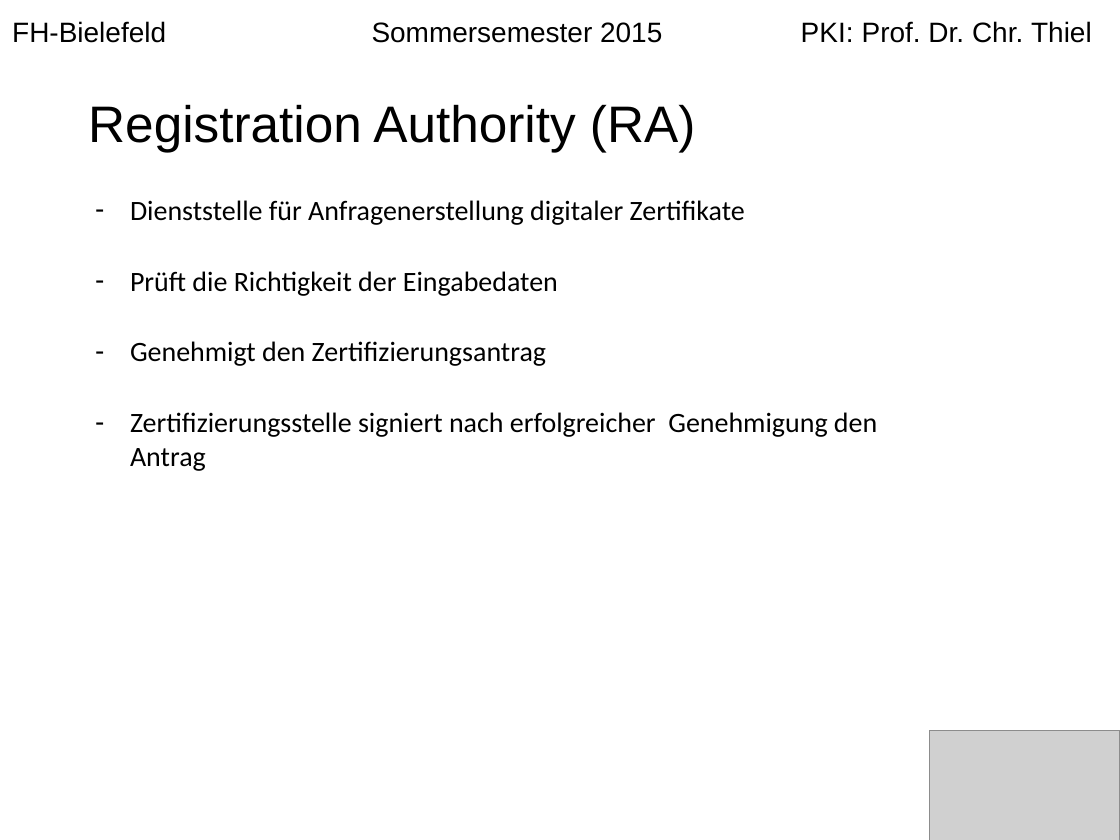
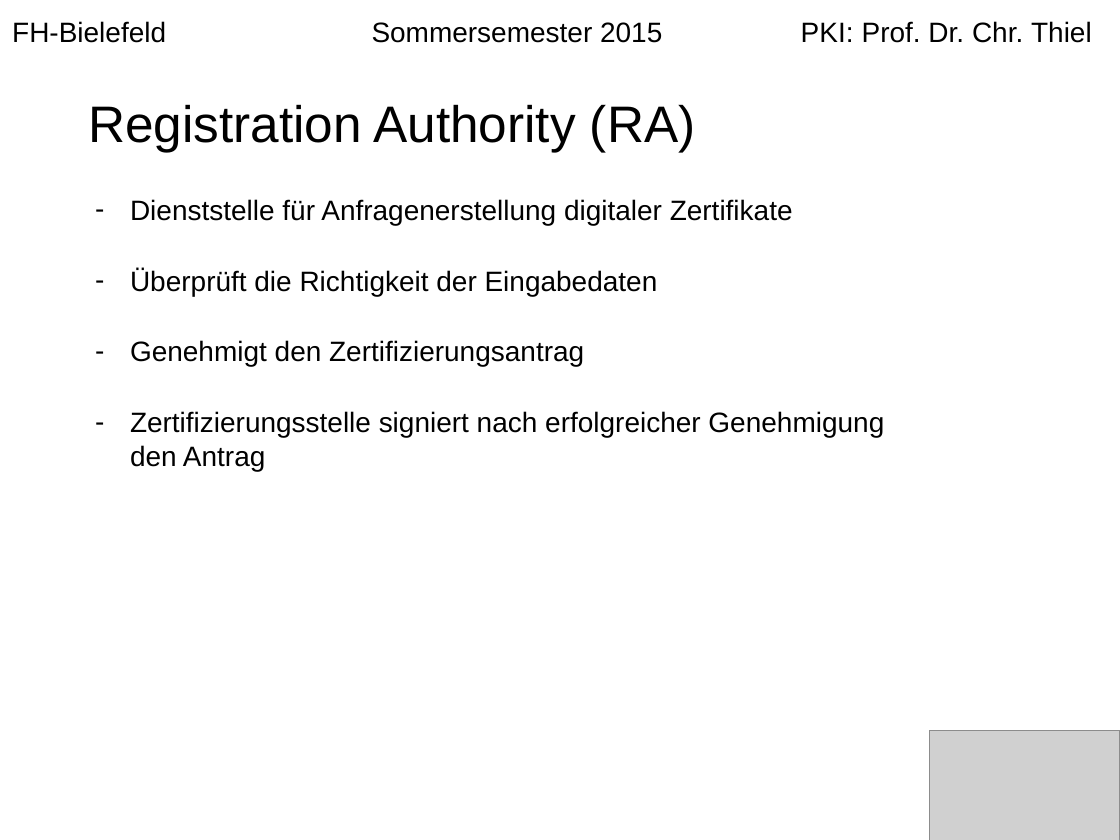
Before and after one commit to langec/pki, a slide deck: slide 5 of Erstellung_einer_PKI.pptx (slide 4 before the commit). Drawn at 1120x840 pixels with LibreOffice and Linux fonts; fonts in the diff are those of the drawing; grey boxes stand for pictures. Boxes give left, top, right and bottom in pixels: in the first picture for what was removed or moved away, otherwise in the second. Text is boxed around its words. In the diff, an @@ line names an element or a change of style, - is before the commit and + after.

```diff
--- a/Erstellung_einer_PKI.pptx
+++ b/Erstellung_einer_PKI.pptx
@@ text at <box>130,199,884,471</box>: font Calibri to Arial in "Dienststelle für Anfragenerstellung digitaler Zertifikate", "Genehmigt den Zertifizierungsantrag", "Zertifizierungsstelle signiert nach erfolgreicher Genehmigun ..." @@
@@ text at <box>130,269,658,296</box>: text changed; font Calibri to Arial @@
-– Prüft die Richtigkeit der Eingabedaten
+– Überprüft die Richtigkeit der Eingabedaten
```
Also in this commit, not shown: 9 other slides changed, 1 slide removed.
